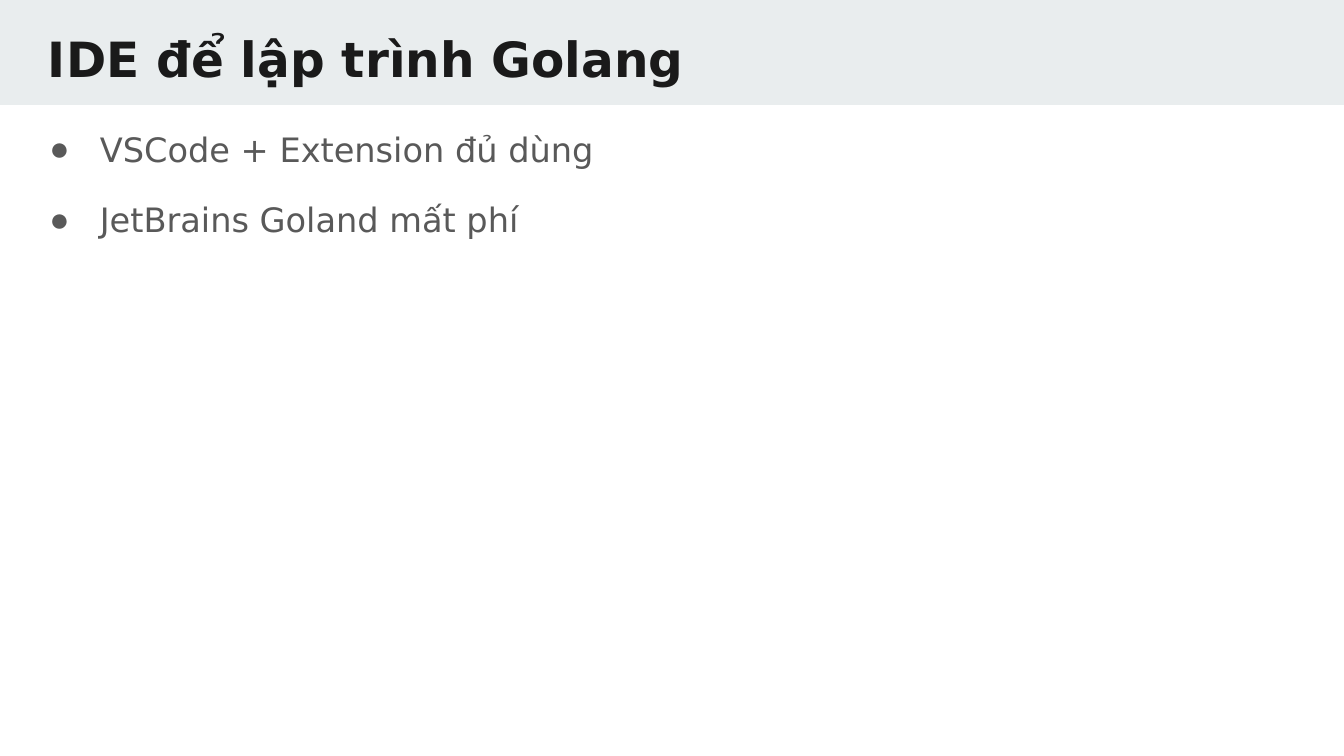
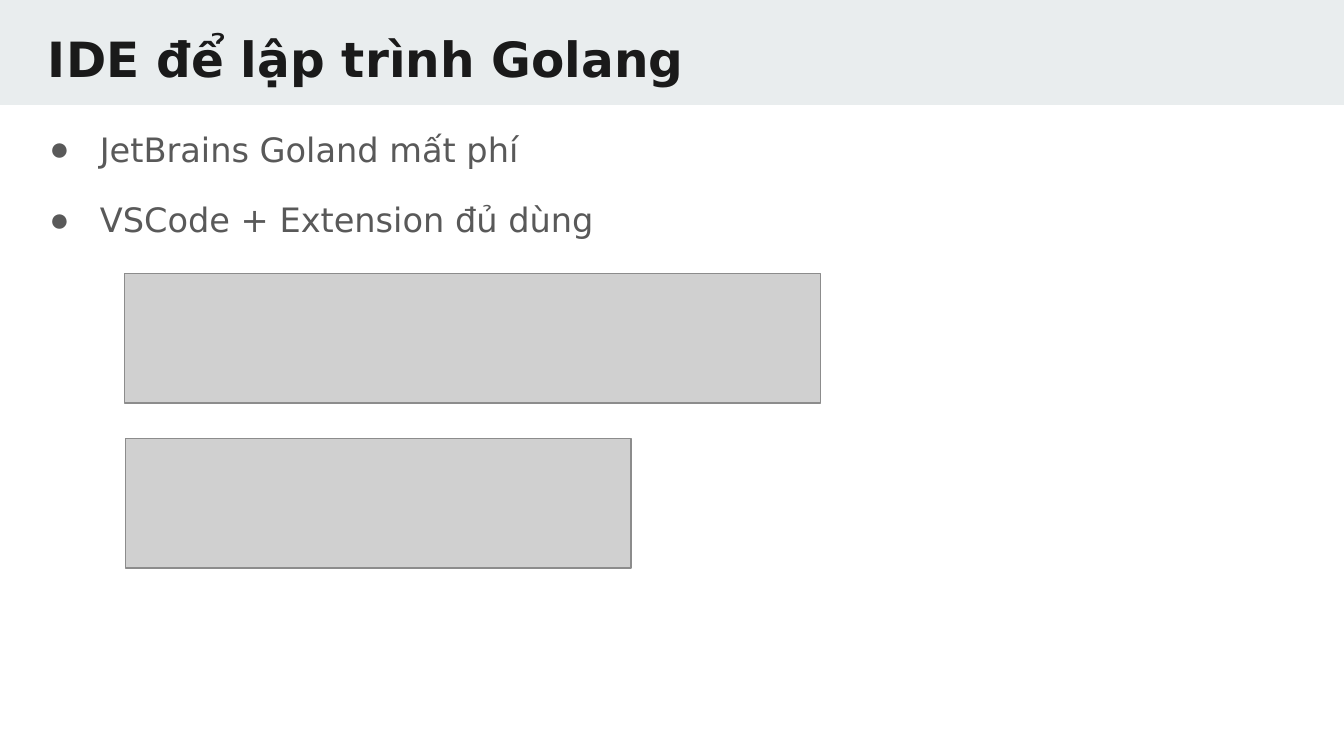
Before and after one commit to TechMaster/golang, a slide deck: slide 12 of slides/GolangBasic1.pptx (slide 11 before the commit). Drawn at 1344x756 pixels with LibreOffice and Linux fonts; fonts in the diff are those of the drawing; grey boxes stand for pictures. Boxes give left, top, right and bottom in pixels: in the first picture for what was removed or moved away, otherwise in the second. Text is boxed around its words. In the diff, an @@ line names an element or a change of style, - is before the commit and + after.

```diff
--- a/slides/GolangBasic1.pptx
+++ b/slides/GolangBasic1.pptx
@@ text at (100,134,518,169): paragraph added @@
+● JetBrains Goland mất phí
@@ text at (100,205,518,239): paragraph removed @@
-● JetBrains Goland mất phí
@@ picture added at (125,274,821,405) @@
@@ picture added at (125,438,630,567) @@
```
Also in this commit, not shown: 7 other slides changed, 5 slides added, 2 slides removed, 44 other files.
